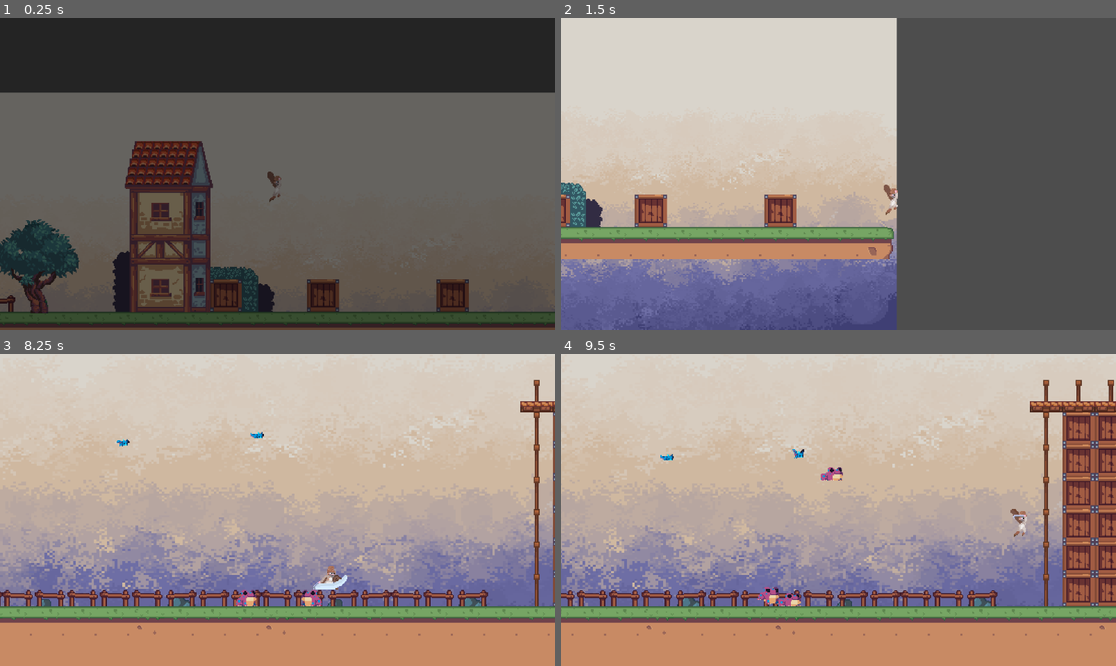
Above: before the commit, frames 1-4 (two rows, left to right).
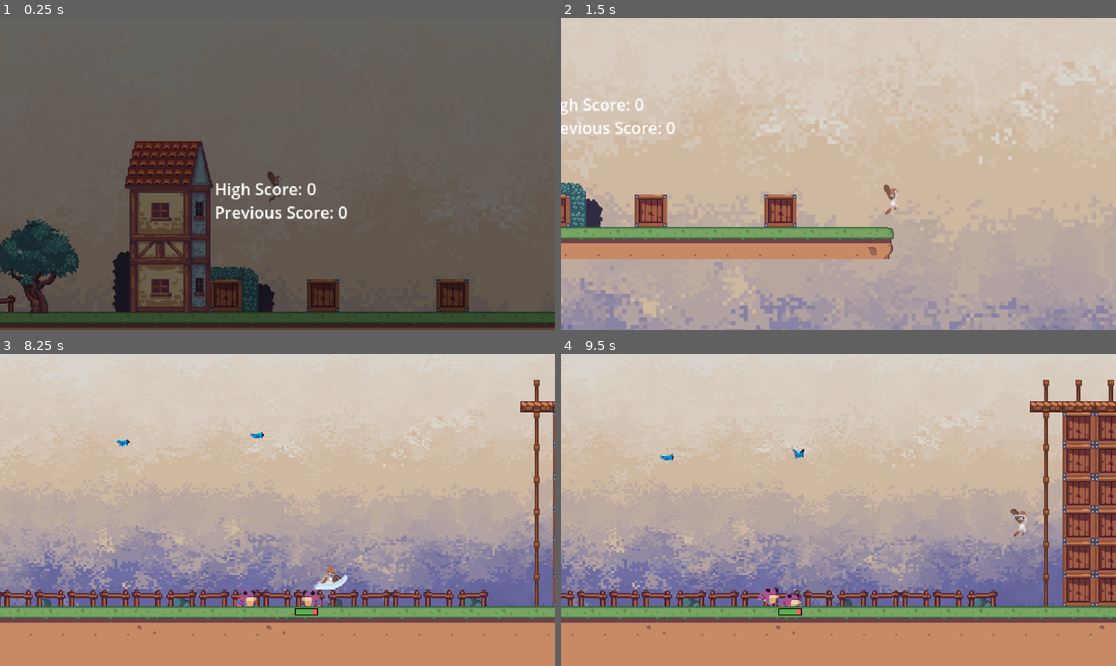
Above: after the commit, the same moments.

Repository: GavinWu42711/Hack-n-Slash-Game
Game: Godot game, scene res://scene/lobby_level.tscn
The game is run twice, just before and just after one commit, with the same random seed, the same clock (stepped at 60 frames per second) and the same inputs.
Inputs (mouse positions are in pixels of both pictures, inside the frame that each line leads up to):
- Up to frame 1 (0.25 s): no input
- Up to frame 2 (1.5 s): move the mouse to (960, 158) at 0.52 s; hold D (right) from 0.53 s (still down); right-click (960, 158) at 0.6 s; tap Space (jump) at 0.77 s; move the mouse to (727, 189) at 1.27 s; click (727, 189) at 1.35 s
- Up to frame 3 (8.25 s): tap Space (jump) at 1.52, 3.02, 3.77, 4.52, 6.02, 6.77, 7.52 s; move the mouse to (333, 441) at 2.02 s; release D (right) at 2.03 s; hold A (left) 2.03-2.78 s; right-click (333, 441) at 2.1 s; move the mouse to (249, 572) at 2.77 s; hold D (right) 2.78-4.28 s; click (249, 572) at 2.85 s; move the mouse to (444, 556) at 3.52 s; right-click (444, 556) at 3.6 s; move the mouse to (111, 463) at 4.27 s; hold A (left) 4.28-5.03 s; click (111, 463) at 4.35 s; move the mouse to (305, 510) at 5.02 s; hold D (right) 5.03-5.78 s; right-click (305, 510) at 5.1 s; move the mouse to (194, 432) at 5.77 s; hold A (left) 5.78-7.28 s; click (194, 432) at 5.85 s; move the mouse to (399, 494) at 6.52 s; right-click (399, 494) at 6.6 s; move the mouse to (166, 525) at 7.27 s; hold D (right) from 7.28 s (still down); click (166, 525) at 7.35 s; move the mouse to (333, 441) at 8.02 s; right-click (333, 441) at 8.1 s
- Up to frame 4 (9.5 s): keep holding D (right); move the mouse to (810, 572) at 8.77 s; click (810, 572) at 8.85 s; tap Space (jump) at 9.02 s

The runs differ from the first frame. In frame 1, 25% of the frame differs, in the area x 0-100%, y 0-65%; in frame 2, 61%, in the area x 0-100%, y 0-100%; in frame 3, less than 0.1%; in frame 4, 0.2%.

Commit message:
High Score and Health
- Added text to show current score and high scores
- Added health bar to player and all enemies

Diff:
--- a/hack-n-slash/scene/bat_enemy.tscn
+++ b/hack-n-slash/scene/bat_enemy.tscn
@@ -1,10 +1,11 @@
-[gd_scene load_steps=31 format=3 uid="uid://b54ea44eaa0ls"]
+[gd_scene load_steps=32 format=3 uid="uid://b54ea44eaa0ls"]
 
 [ext_resource type="Script" uid="uid://cqhakl3fdrik" path="res://script/bat_enemy.gd" id="1_m453m"]
 [ext_resource type="Texture2D" uid="uid://6ntcnauag55e" path="res://art/Itchio Art/Bat/Standard/BatStandard_Attack.png" id="2_j6x17"]
 [ext_resource type="Texture2D" uid="uid://dolwk0soahx6v" path="res://art/Itchio Art/Bat/Standard/BatStandard_Death.png" id="3_pqa53"]
 [ext_resource type="Texture2D" uid="uid://boinh7q6dp6kl" path="res://art/Itchio Art/Bat/Standard/BatStandard_Flying.png" id="4_swo40"]
 [ext_resource type="Texture2D" uid="uid://bak1k80f6pyyx" path="res://art/Itchio Art/Bat/Standard/BatStandard_Hurt.png" id="5_1i477"]
+[ext_resource type="PackedScene" uid="uid://cvl8wn80skheg" path="res://scene/health_bar.tscn" id="6_j6x17"]
 
 [sub_resource type="AtlasTexture" id="AtlasTexture_1svno"]
 atlas = ExtResource("2_j6x17")
@@ -216,5 +217,11 @@
 position = Vector2(0, -1)
 shape = SubResource("CircleShape2D_j6x17")
 
+[node name="HealthBar" parent="." instance=ExtResource("6_j6x17")]
+offset_left = -6.0
+offset_top = 11.0
+offset_right = 7.0
+offset_bottom = 15.0
+
 [connection signal="timeout" from="Timer" to="." method="_on_timer_timeout"]
 [connection signal="area_entered" from="BatHitbox" to="." method="_on_bat_hitbox_area_entered"]
--- a/hack-n-slash/scene/frog_enemy.tscn
+++ b/hack-n-slash/scene/frog_enemy.tscn
@@ -1,8 +1,9 @@
-[gd_scene load_steps=42 format=3 uid="uid://da1tx3aeauqku"]
+[gd_scene load_steps=43 format=3 uid="uid://da1tx3aeauqku"]
 
 [ext_resource type="Script" uid="uid://dmy3bbbogch2j" path="res://script/frog_enemy.gd" id="1_yvew1"]
 [ext_resource type="Texture2D" uid="uid://ir5pkr1bv0mn" path="res://art/Itchio Art/ToxicFrog/PurpleBlue/ToxicFrogPurpleBlue_Sheet.png" id="2_kjx5j"]
 [ext_resource type="Script" uid="uid://7i7do22vl8wl" path="res://script/frog_attack_hitbox.gd" id="3_kjx5j"]
+[ext_resource type="PackedScene" uid="uid://cvl8wn80skheg" path="res://scene/health_bar.tscn" id="4_grxm7"]
 
 [sub_resource type="CircleShape2D" id="CircleShape2D_t76x8"]
 
@@ -324,6 +325,12 @@
 
 [node name="AttackDelay" type="Timer" parent="."]
 one_shot = true
+
+[node name="HealthBar" parent="." instance=ExtResource("4_grxm7")]
+offset_left = -11.0
+offset_top = 11.0
+offset_right = 12.0
+offset_bottom = 18.0
 
 [connection signal="timeout" from="AttackRegisterTimer" to="." method="_on_attack_register_timer_timeout"]
 [connection signal="timeout" from="CanHopTimer" to="." method="_on_can_hop_timer_timeout"]
--- /dev/null
+++ b/hack-n-slash/scene/health_bar.gd
@@ -0,0 +1,24 @@
+extends ProgressBar
+
+var parent
+var health_max:int
+var health_min:int
+var health:int
+# Called when the node enters the scene tree for the first time.
+func _ready() -> void:
+	parent = get_parent()
+	health_max = parent.health_max
+	health_min = parent.health_min
+	self.min_value = health_min
+	self.max_value = health_max
+
+# Called every frame. 'delta' is the elapsed time since the previous frame.
+func _process(delta: float) -> void:
+	health = parent.health
+	if health != health_max:
+		self.visible = true
+		if health <= health_min:
+			self.visible = false
+		self.value = health
+	else:
+		self.visible = false
--- /dev/null
+++ b/hack-n-slash/scene/health_bar.tscn
@@ -0,0 +1,26 @@
+[gd_scene load_steps=4 format=3 uid="uid://cvl8wn80skheg"]
+
+[ext_resource type="Script" uid="uid://vqinjsy5yu3w" path="res://scene/health_bar.gd" id="1_ypsry"]
+
+[sub_resource type="StyleBoxFlat" id="StyleBoxFlat_ypsry"]
+bg_color = Color(0.96255714, 0.38078427, 0.37384683, 1)
+border_width_left = 1
+border_width_top = 1
+border_width_right = 1
+border_width_bottom = 1
+border_color = Color(0, 0, 0, 1)
+
+[sub_resource type="StyleBoxFlat" id="StyleBoxFlat_6wkja"]
+bg_color = Color(0.34871432, 0.6936587, 0.3088391, 1)
+border_width_left = 1
+border_width_top = 1
+border_width_bottom = 1
+border_color = Color(0, 0, 0, 1)
+
+[node name="HealthBar" type="ProgressBar"]
+offset_right = 162.0
+offset_bottom = 27.0
+theme_override_styles/background = SubResource("StyleBoxFlat_ypsry")
+theme_override_styles/fill = SubResource("StyleBoxFlat_6wkja")
+show_percentage = false
+script = ExtResource("1_ypsry")
--- a/hack-n-slash/scene/lobby_level.tscn
+++ b/hack-n-slash/scene/lobby_level.tscn
@@ -8,6 +8,8 @@
 [ext_resource type="Texture2D" uid="uid://cklocilv0wvw8" path="res://art/Itchio Art/Tree1.png" id="5_tnnfg"]
 [ext_resource type="PackedScene" uid="uid://c8go8r34jf1yw" path="res://scene/player.tscn" id="6_8omh8"]
 [ext_resource type="PackedScene" uid="uid://pnrkt0skjeop" path="res://scene/scene_transition.tscn" id="8_oqper"]
+[ext_resource type="Script" uid="uid://ds7ao4lb66s14" path="res://script/high_score_label.gd" id="9_tnnfg"]
+[ext_resource type="Script" uid="uid://b86lxha4skv1o" path="res://script/previous_score_label.gd" id="10_73hxh"]
 
 [sub_resource type="TileSetAtlasSource" id="TileSetAtlasSource_mxa30"]
 texture = ExtResource("2_8omh8")
@@ -94,8 +96,8 @@
 [node name="BgSprites" type="StaticBody2D" parent="."]
 
 [node name="Background" type="Sprite2D" parent="BgSprites"]
-position = Vector2(-33, -106)
-scale = Vector2(1.7052631, 1.396)
+position = Vector2(3, -142)
+scale = Vector2(4.144737, 3.8920002)
 texture = ExtResource("1_bla6t")
 
 [node name="BushTileMap" type="TileMap" parent="BgSprites"]
@@ -129,4 +131,22 @@
 
 [node name="SceneTransitionAnimation" parent="." instance=ExtResource("8_oqper")]
 
+[node name="StaticBody2D" type="StaticBody2D" parent="."]
+
+[node name="HighScoreLabel" type="RichTextLabel" parent="StaticBody2D"]
+offset_left = -59.0
+offset_top = -197.0
+offset_right = 206.0
+offset_bottom = -157.0
+text = "High Score: "
+script = ExtResource("9_tnnfg")
+
+[node name="PreviousScoreLabel" type="RichTextLabel" parent="StaticBody2D"]
+offset_left = -59.0
+offset_top = -174.0
+offset_right = 177.0
+offset_bottom = -134.0
+text = "Previous Score: "
+script = ExtResource("10_73hxh")
+
 [connection signal="body_entered" from="StartGameDetection" to="." method="_on_start_game_detection_body_entered"]
--- a/hack-n-slash/scene/player.tscn
+++ b/hack-n-slash/scene/player.tscn
@@ -9,6 +9,7 @@
 [ext_resource type="Texture2D" uid="uid://cobv2yuhb132b" path="res://art/Itchio Art/Dacian Warrior Animated Pixel-Art 2D/Dacian Warrior Animated Pixel-Art 2D/Fall/50x50/Fall 1 Sprite Sheet.png" id="6_34jf3"]
 [ext_resource type="Texture2D" uid="uid://j18bjn8urf7b" path="res://art/Itchio Art/Dacian Warrior Animated Pixel-Art 2D/Dacian Warrior Animated Pixel-Art 2D/Idle/50x50/Idle Sprite 0.png" id="7_u7b46"]
 [ext_resource type="Texture2D" uid="uid://ck56h33rcafwb" path="res://art/Itchio Art/Dacian Warrior Animated Pixel-Art 2D/Dacian Warrior Animated Pixel-Art 2D/Run/50x50/Run Sprite 2.png" id="8_j4wxg"]
+[ext_resource type="PackedScene" uid="uid://cvl8wn80skheg" path="res://scene/health_bar.tscn" id="10_ml7e8"]
 
 [sub_resource type="AtlasTexture" id="AtlasTexture_bup7g"]
 atlas = ExtResource("1_g2vtq")
@@ -416,7 +417,7 @@
 [node name="AttackZone" type="Area2D" parent="."]
 
 [node name="CollisionShape2D" type="CollisionShape2D" parent="AttackZone"]
-position = Vector2(0, 3)
+position = Vector2(5, 3)
 shape = SubResource("CapsuleShape2D_2fvbb")
 disabled = true
 
@@ -426,4 +427,10 @@
 position = Vector2(0, 2)
 shape = SubResource("CapsuleShape2D_ihjo1")
 
+[node name="HealthBar" parent="." instance=ExtResource("10_ml7e8")]
+offset_left = -16.0
+offset_top = 19.0
+offset_right = 15.0
+offset_bottom = 24.0
+
 [connection signal="animation_finished" from="AnimatedSprite2D" to="." method="_on_animated_sprite_2d_animation_finished"]
--- a/hack-n-slash/scene/stage.tscn
+++ b/hack-n-slash/scene/stage.tscn
@@ -8,6 +8,8 @@
 [ext_resource type="PackedScene" uid="uid://b54ea44eaa0ls" path="res://scene/bat_enemy.tscn" id="6_y15gs"]
 [ext_resource type="PackedScene" uid="uid://pnrkt0skjeop" path="res://scene/scene_transition.tscn" id="7_opmqi"]
 [ext_resource type="PackedScene" uid="uid://da1tx3aeauqku" path="res://scene/frog_enemy.tscn" id="7_vgrrk"]
+[ext_resource type="Script" uid="uid://b747ixp1se2lh" path="res://script/current_score_label.gd" id="9_d44bn"]
+[ext_resource type="Script" uid="uid://jwuct2n1n86d" path="res://script/wave_label.gd" id="10_vd2nq"]
 
 [sub_resource type="TileSetAtlasSource" id="TileSetAtlasSource_y15gs"]
 texture = ExtResource("2_d8w7t")
@@ -143,3 +145,22 @@
 
 [node name="FrogSpawnBottomRight" type="Marker2D" parent="."]
 position = Vector2(787, -97)
+
+[node name="ScoreLabels" type="StaticBody2D" parent="."]
+
+[node name="ScoreLabel" type="RichTextLabel" parent="ScoreLabels"]
+offset_left = 35.0
+offset_top = -15.0
+offset_right = 223.0
+offset_bottom = 25.0
+text = "Score:
+"
+script = ExtResource("9_d44bn")
+
+[node name="WaveLabel" type="RichTextLabel" parent="ScoreLabels"]
+offset_left = 35.0
+offset_top = 5.0
+offset_right = 197.0
+offset_bottom = 45.0
+text = "Wave:"
+script = ExtResource("10_vd2nq")
--- a/hack-n-slash/script/bat_enemy.gd
+++ b/hack-n-slash/script/bat_enemy.gd
@@ -14,6 +14,7 @@
 var taking_damage:bool = false
 var attack_damage:int = 10
 var knockback_force:int = 50
+var pointValue:int = 10
 
 func _ready():
 	is_bat_chase = true
@@ -42,6 +43,7 @@
 			velocity.y = 0
 			velocity.x = 0
 			await get_tree().create_timer(3.0).timeout
+			global_script.currentScore += pointValue
 			self.queue_free()
 	elif taking_damage:
 		var knockback_dir = position.direction_to(player.position) * knockback_force * -1
--- /dev/null
+++ b/hack-n-slash/script/current_score_label.gd
@@ -0,0 +1,11 @@
+extends RichTextLabel
+
+var defaultText:String = "Score: "
+# Called when the node enters the scene tree for the first time.
+func _ready() -> void:
+	pass # Replace with function body.
+
+
+# Called every frame. 'delta' is the elapsed time since the previous frame.
+func _process(delta: float) -> void:
+	self.text = defaultText + str(global_script.currentScore)
--- a/hack-n-slash/script/frog_enemy.gd
+++ b/hack-n-slash/script/frog_enemy.gd
@@ -25,10 +25,11 @@
 const gravity = 900
 var knockback_force = 100
 
-
 var player:CharacterBody2D
 var player_touching:bool = false
 var player_in_area:bool = false
+
+var pointValue:int = 20
 
 func _ready() -> void:
 	player = global_script.playerBody
@@ -127,6 +128,7 @@
 		animated_sprite.play("idle")
 
 func handle_death():
+	global_script.currentScore += pointValue
 	self.queue_free()
 
 
--- a/hack-n-slash/script/global_script.gd
+++ b/hack-n-slash/script/global_script.gd
@@ -13,6 +13,10 @@
 var currentWave:int
 var movingToNextWave:bool
 
+var highscore:int
+var currentScore:int
+var previousScore:int
+
 var batDamageAmount:int
 
 var frogDamageAmount:int
--- /dev/null
+++ b/hack-n-slash/script/high_score_label.gd
@@ -0,0 +1,12 @@
+extends RichTextLabel
+
+var defaultText:String = "High Score: "
+
+# Called when the node enters the scene tree for the first time.
+func _ready() -> void:
+	pass # Replace with function body.
+
+
+# Called every frame. 'delta' is the elapsed time since the previous frame.
+func _process(delta: float) -> void:
+	self.text = defaultText + str(global_script.highscore)
--- /dev/null
+++ b/hack-n-slash/script/previous_score_label.gd
@@ -0,0 +1,12 @@
+extends RichTextLabel
+
+var defaultText = "Previous Score: "
+
+# Called when the node enters the scene tree for the first time.
+func _ready() -> void:
+	pass # Replace with function body.
+
+
+# Called every frame. 'delta' is the elapsed time since the previous frame.
+func _process(delta: float) -> void:
+	self.text = defaultText + str(global_script.previousScore)
--- a/hack-n-slash/script/stage_level.gd
+++ b/hack-n-slash/script/stage_level.gd
@@ -6,7 +6,7 @@
 
 var startingNodes:int
 var currentNodes:int
-var waveSpawnEnded:bool
+var waveSpawnEnded:bool = false
 
 @onready var SceneTransitionAnimation = $SceneTransitionAnimation/AnimationPlayer
 @onready var player_camera = $Player/Camera2D
@@ -38,13 +38,15 @@
 
 func position_to_next_wave() -> void:
 	if currentNodes == startingNodes:
+		waveSpawnEnded = false
 		if currentWave != 0:
 			global_script.movingToNextWave = true
 			SceneTransitionAnimation.play("betweenWave")
 			await get_tree().create_timer(1).timeout
+			global_script.movingToNextWave = false
 		currentWave += 1
 		prepare_spawn("bat",3,3)
-		prepare_spawn("frog",3,3)
+		prepare_spawn("frog",2,2)
 		global_script.currentWave = currentWave
 
 
@@ -53,13 +55,11 @@
 	var spawnTime: float = 2.0
 	var initialWaitTime:float = 2.5
 	var mobSpawnPerRound:int = int(ceil(mobAmount / spawnRoundAmount))
-	print("mobAmount:" + str(mobAmount))
-	print("mobSpawnPerRound:" + str(mobSpawnPerRound))
-	print("spawnRoundAmount:" + str(spawnRoundAmount))
 	await get_tree().create_timer(2.5).timeout
-	spawn_enemy(type,spawnRoundAmount,mobSpawnPerRound,spawnTime)
+	if multiplier != 0:
+		spawn_enemy(type,spawnRoundAmount,mobSpawnPerRound,spawnTime)
 
-func spawn_enemy(type:String,spawnRoundAmount:int,mobSpawnPerRound:int,spawnTime:float):
+func spawn_enemy(type:String,spawnRoundAmount:int,mobSpawnPerRound:int,spawnTime:float) -> void:
 	for a in range(spawnRoundAmount):
 		if type == "bat":
 			for b in range(mobSpawnPerRound):
@@ -78,20 +78,35 @@
 				frog.global_position.y = positionY
 				add_child(frog)
 		await get_tree().create_timer(spawnTime).timeout
+	waveSpawnEnded = true
 
 
 
 # Called every frame. 'delta' is the elapsed time since the previous frame.
 func _process(delta: float) -> void:
+	update_highscore()
 	if global_script.playerAlive == false:
+		update_score_on_death()
 		go_to_lobby()
+	currentNodes = get_child_count()
 
-func go_to_lobby():
+	if waveSpawnEnded:
+		position_to_next_wave()
+
+func update_score_on_death() -> void:
+	global_script.previousScore = global_script.currentScore
+	global_script.currentScore = 0
+
+func update_highscore() -> void:
+	if global_script.currentScore > global_script.highscore:
+		global_script.highscore = global_script.currentScore
+
+func go_to_lobby() -> void:
 	global_script.combatStarted = false
 	global_script.playerWeaponEquip = false
 
 	get_tree().change_scene_to_file("res://scene/lobby_level.tscn")
 
-func restart_combat():
+func restart_combat() -> void:
 
 	get_tree().change_scene_to_file("res://scene/stage.tscn")
--- /dev/null
+++ b/hack-n-slash/script/wave_label.gd
@@ -0,0 +1,14 @@
+extends RichTextLabel
+
+var defaultText:String = "Wave: "
+
+# Called when the node enters the scene tree for the first time.
+func _ready() -> void:
+	pass # Replace with function body.
+
+
+# Called every frame. 'delta' is the elapsed time since the previous frame.
+func _process(delta: float) -> void:
+	pass
+
+	self.text = defaultText + str(global_script.currentWave)
Not shown, added: hack-n-slash/scene/health_bar.gd.uid
Not shown: 1 places in hack-n-slash/scene/lobby_level.tscn that only renumber resources
Not shown: 1 places in hack-n-slash/scene/player.tscn that only renumber resources
Not shown: 1 places in hack-n-slash/scene/stage.tscn that only renumber resources
Not shown, added: hack-n-slash/script/current_score_label.gd.uid
Not shown, added: hack-n-slash/script/high_score_label.gd.uid
Not shown, added: hack-n-slash/script/previous_score_label.gd.uid
Not shown, added: hack-n-slash/script/wave_label.gd.uid
